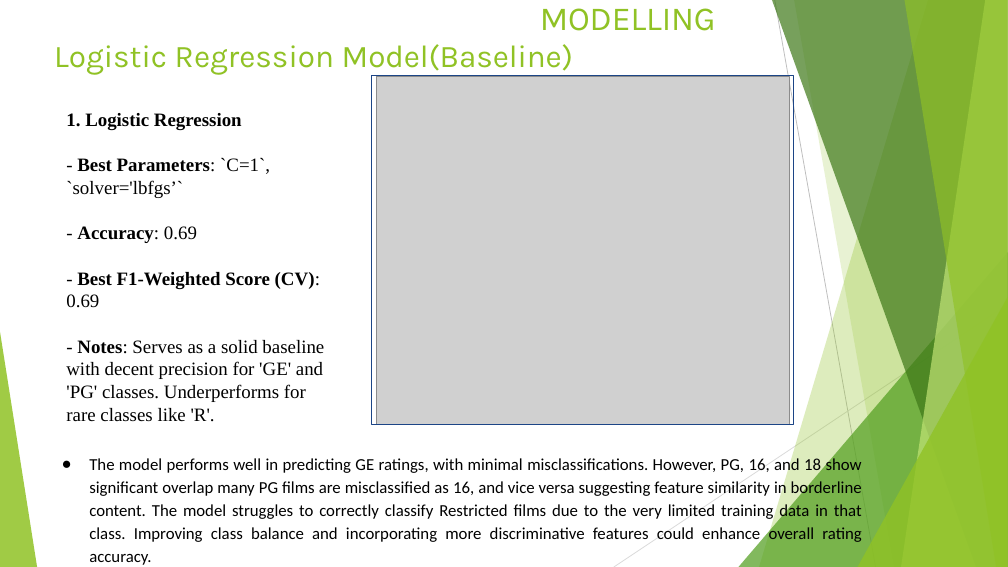
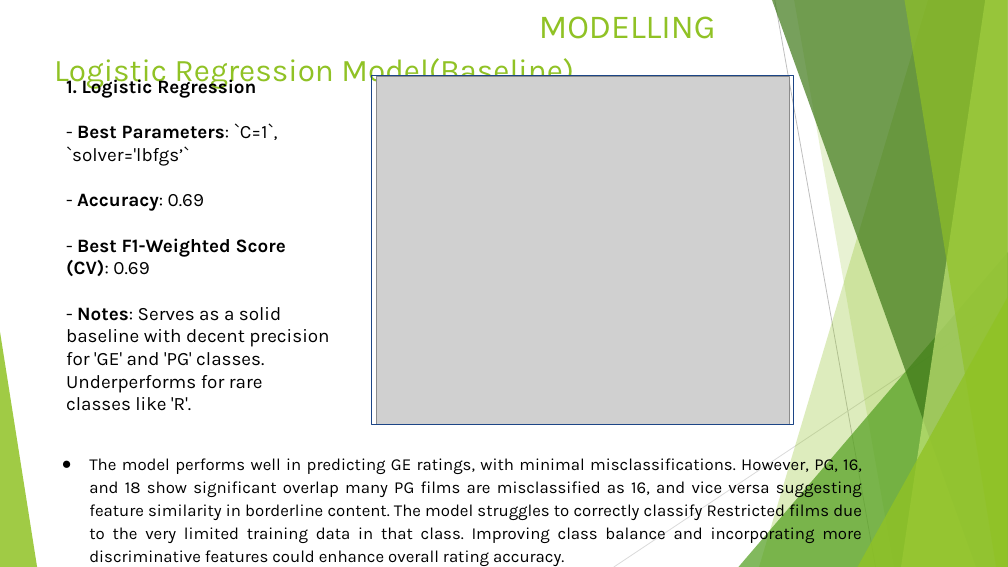
Before and after one commit to cminyade/Data_Alchemists, a slide deck: slide 7 of audiovisual_presentation.pptx (slide 6 before the commit). Drawn at 1008x567 pixels with LibreOffice and Linux fonts; fonts in the diff are those of the drawing; grey boxes stand for pictures. Boxes give left, top, right and bottom in pixels: in the first picture for what was removed or moved away, otherwise in the second. Text is boxed around its words. In the diff, an @@ line names an element or a change of style, - is before the commit and + after.

```diff
--- a/audiovisual_presentation.pptx
+++ b/audiovisual_presentation.pptx
@@ title "MODELLING" at (x1=54, y1=16, x2=716, y2=89): letter spacing -0.1 to 0 pt in "MODELLING", "Model(Baseline)"; line spacing 36.6pt to 1.15; less space between paragraphs; line spacing 34.2pt to 1.14 @@
@@ text "1. Logistic Regression" moved from (x1=66, y1=113, x2=324, y2=422) to (x1=66, y1=76, x2=329, y2=411) @@
@@ text "1. Logistic Regression" at (x1=66, y1=76, x2=329, y2=411): font Times New Roman to Karla @@
@@ text "The model performs well in ..." at (x1=89, y1=456, x2=862, y2=566): font Calibri to Karla @@
```
Also in this commit, not shown: 8 other slides changed, 8 slides added, 4 slides removed, 2 other files.
